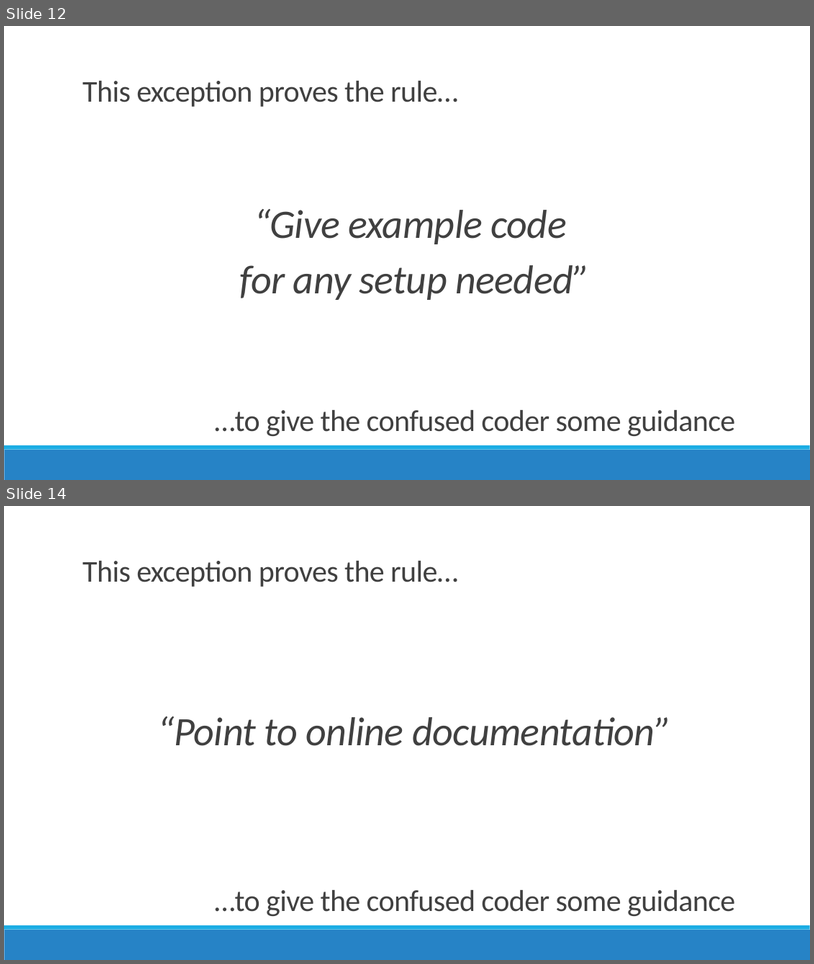
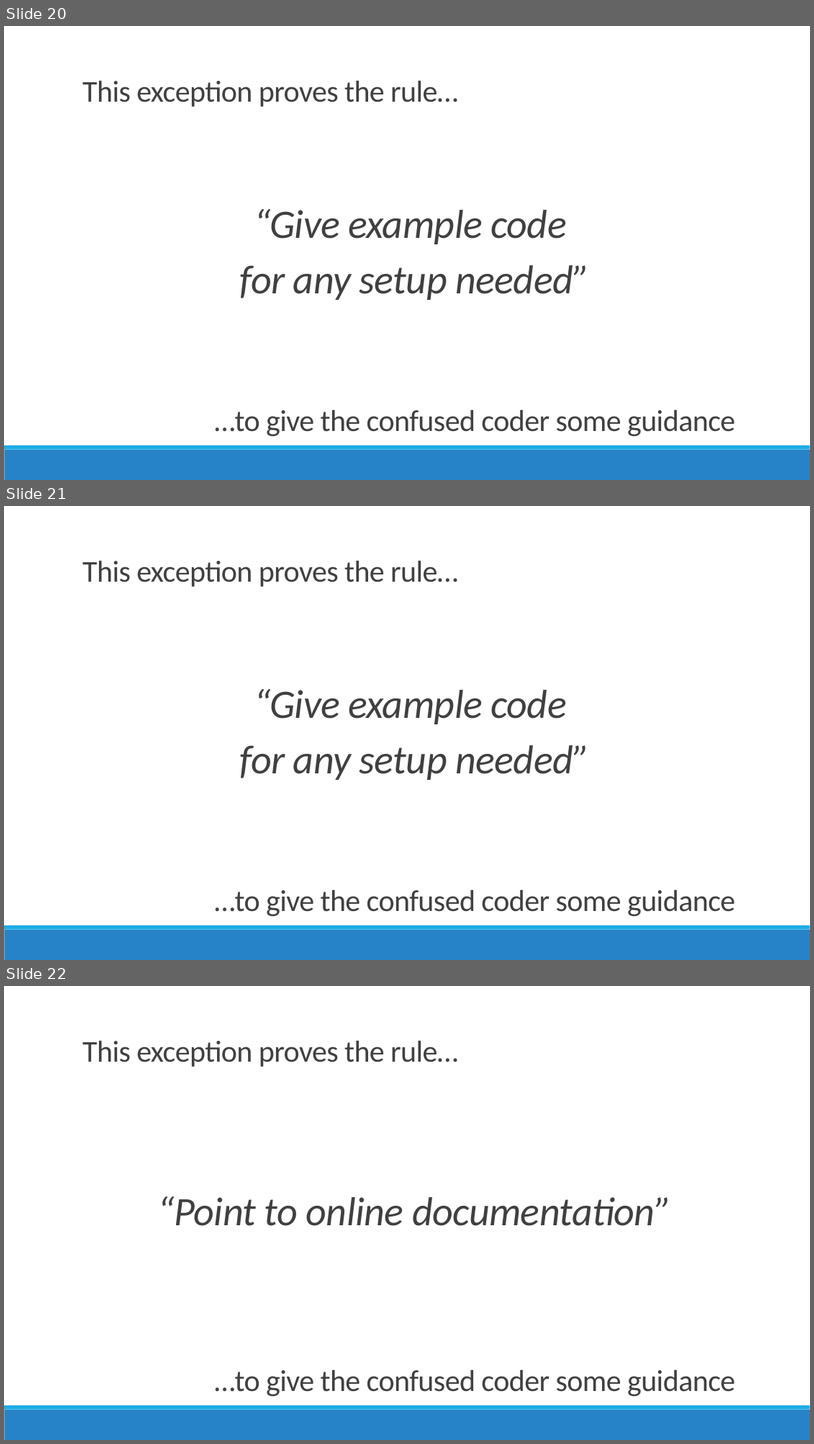
Before and after one commit to jamesrcounts/ExceptionalTalk, a slide deck: Talk.pptx. Shown one above the other, each under a label of ours: slides 12 and 14 before the commit, slides 20, 21 and 22 after it; the slides between them are not shown. The pictures are 814x964 and 814x1444 pixels, drawn with LibreOffice and Linux fonts; fonts in the diff are those of the drawing. Boxes give left, top, right and bottom in pixels: in the first picture for what was removed or moved away, otherwise in the second. Text is boxed around its words. In the diff, an @@ line names an element or a change of style, - is before the commit and + after.

Commit message:
2 more exceptions

```diff
--- a/Talk.pptx
+++ b/Talk.pptx
@@ slide 21 added at (x1=4, y1=506, x2=810, y2=960), background #FFFFFF; not listed: 2 template elements that a slide beside it also shows @@
@@ title added at (x1=82, y1=561, x2=458, y2=587), 36 pt, text #404040 @@
+This exception proves the rule…
@@ text added at (x1=239, y1=689, x2=589, y2=780), 48 pt, text #404040, italic @@
+  “Give example code
+  for any setup needed”
@@ text added at (x1=214, y1=890, x2=736, y2=916), 36 pt, text #404040 @@
+…to give the confused coder some guidance
@@ what was slide 12 is now slide 20 @@
@@ what was slide 14 is now slide 22 @@
```
Also in this commit, not shown: 1 slide changed, 7 other slides added, 11 other files.
